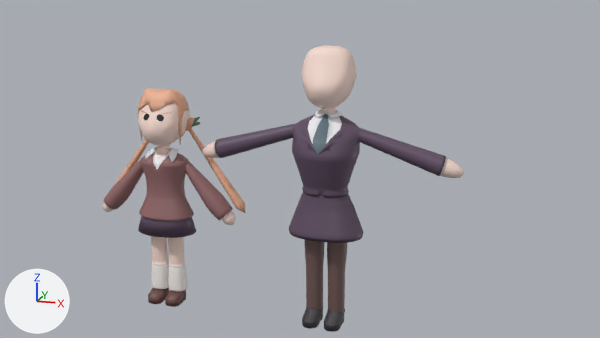
The Blender file 100Kano/Nano/Nano.blend, before and after one commit.
One viewpoint serves both versions: the file's camera 'Camera'. The axes (+X, +Y, +Z) are drawn at lower left. The lights are the same throughout.
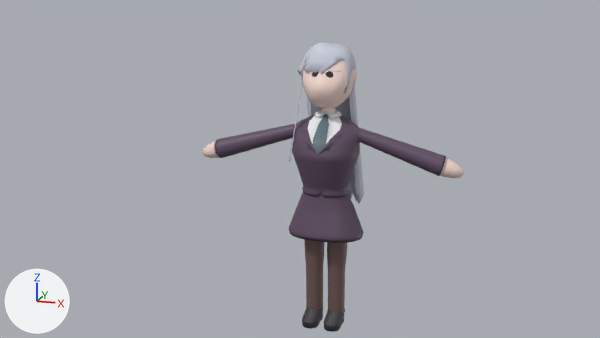
Where the change shows, as pixel boxes (x1, y1, x2, y2) in the pictures (600 x 338 px):
'Sphere.001', deleted: before (102, 102, 236, 307)
    faces in mat_jacket (brown #926768): (104, 153, 233, 221)
    faces in mat_skin (white #f9ddd2): (102, 102, 236, 266)
    faces in mat_skirt (dark purple #5f4c62): (138, 216, 196, 238)
    faces in mat_stockings (white #f6f0eb): (151, 261, 188, 292)
    faces in mat_shoes (brown #694542): (148, 288, 186, 306)
'Nanohair', added: after (289, 43, 364, 204)
'Karane hair', deleted: before (114, 88, 246, 213)
    faces in mat_karane_hair (beige #ecb090): (114, 88, 246, 213)
'Circle', reshaped, moved, rescaled, modifiers changed: before (144, 114, 164, 121); after (312, 71, 333, 78)
'sombracelhas', reshaped (not visible afterwards): before (140, 110, 172, 114)

What changed in the scene script:
```text
Add mat_nano_hair:
    mat_nano_hair = principled_material('Nano hair')
    mat_nano_hair.base_color = (0.604, 0.624, 0.73)  # light grey #cccfde
Add me_sphere_003:
    me_sphere_003.from_pydata(...)  # 5516 vertices, 5515 faces; spans x -1.14..0.91, y -0.82..2.15, z -4.71..1.0
    me_sphere_003.polygons.foreach_set('use_smooth', [True] * 5515)
    me_sphere_003.materials.append(mat_nano_hair)  # light grey #cccfde
Change ob_circle:
    ob_circle.location: (-2.78, -0.32, 2.3) -> (0.0, -0.32, 3.12)
    ob_circle.scale: (0.0709, 0.0709, 0.0709) -> (0.0644, 0.0644, 0.0644)
    where _m = ob_circle.modifiers.new('Shrinkwrap', 'SHRINKWRAP')
    _m.target: ob_sphere_001 -> ob_sphere
Change ob_empty_eye_close_l:
    ob_empty_eye_close_l.location: (-2.633, -0.322, 2.37) -> (0.133, -0.322, 3.184)
    ob_empty_eye_close_l.scale: (0.0709, 0.0709, 0.0709) -> (0.0644, 0.0644, 0.0644)
Change ob_empty_eye_close_r:
    ob_empty_eye_close_r.location: (-2.926, -0.322, 2.37) -> (-0.133, -0.322, 3.184)
    ob_empty_eye_close_r.scale: (0.0709, 0.0709, 0.0709) -> (0.0644, 0.0644, 0.0644)
Change ob_empty_iris_l:
    ob_empty_iris_l.location: (-2.666, -0.322, 2.3) -> (0.103, -0.322, 3.12)
    ob_empty_iris_l.scale: (0.0709, 0.0709, 0.0709) -> (0.0644, 0.0644, 0.0644)
Change ob_empty_iris_r:
    ob_empty_iris_r.location: (-2.893, -0.322, 2.3) -> (-0.103, -0.322, 3.12)
    ob_empty_iris_r.scale: (0.0709, 0.0709, 0.0709) -> (0.0644, 0.0644, 0.0644)
Remove ob_sphere_001:
    ob_sphere_001 = bpy.data.objects.new('Sphere.001', me_sphere_001)
    ob_sphere_001.location = (-2.78, 0.0, 1.9)
    ob_sphere_001.scale = (0.457, 0.457, 0.457)
Remove ob_karane_hair:
    ob_karane_hair = bpy.data.objects.new('Karane hair', me_sphere_002)
    ob_karane_hair.location = (-2.78, 0.0, 1.9)
    ob_karane_hair.scale = (0.457, 0.457, 0.457)
Change ob_sombracelhas:
    where _m = ob_sombracelhas.modifiers.new('Shrinkwrap', 'SHRINKWRAP')
    remove _m.target = ob_sphere_001
Add ob_nanohair:
    ob_nanohair = bpy.data.objects.new('Nanohair', me_sphere_003)
    ob_nanohair.location = (0.0, 0.0, 3.09)
    ob_nanohair.scale = (0.473, 0.473, 0.473)
```
